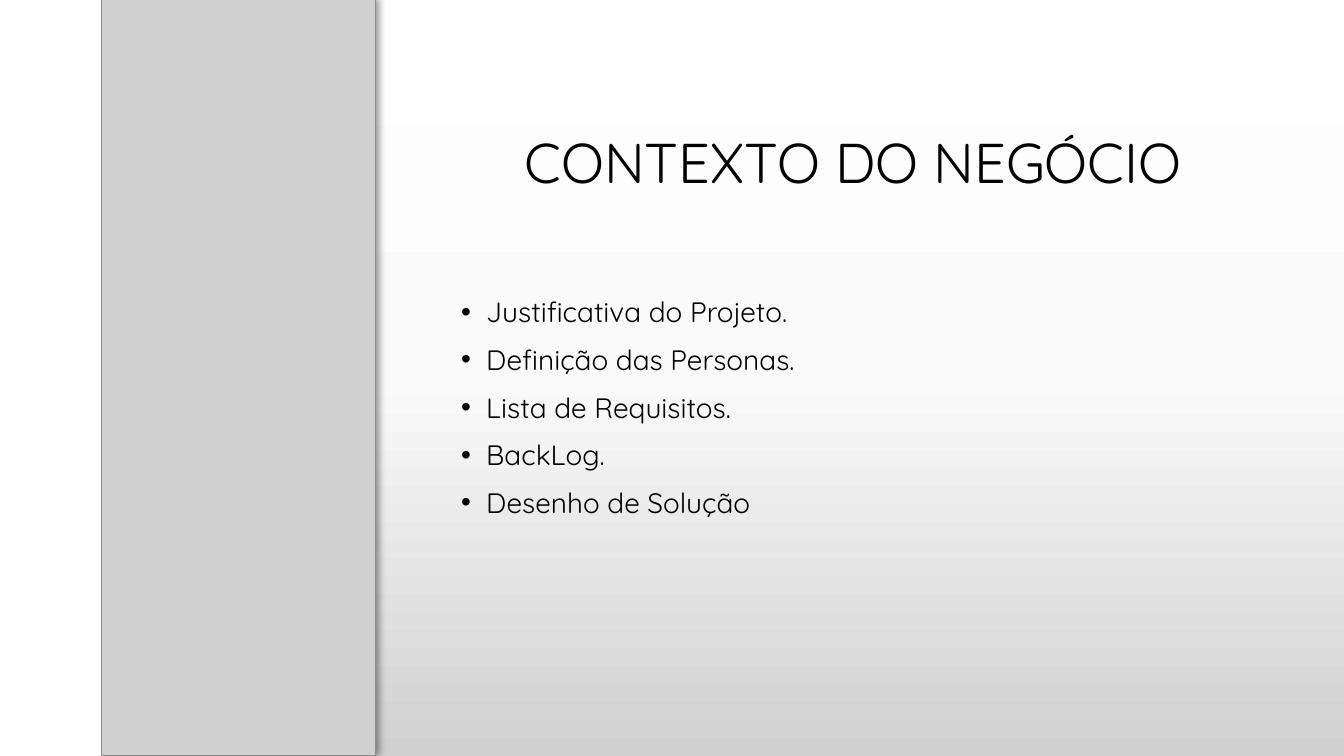
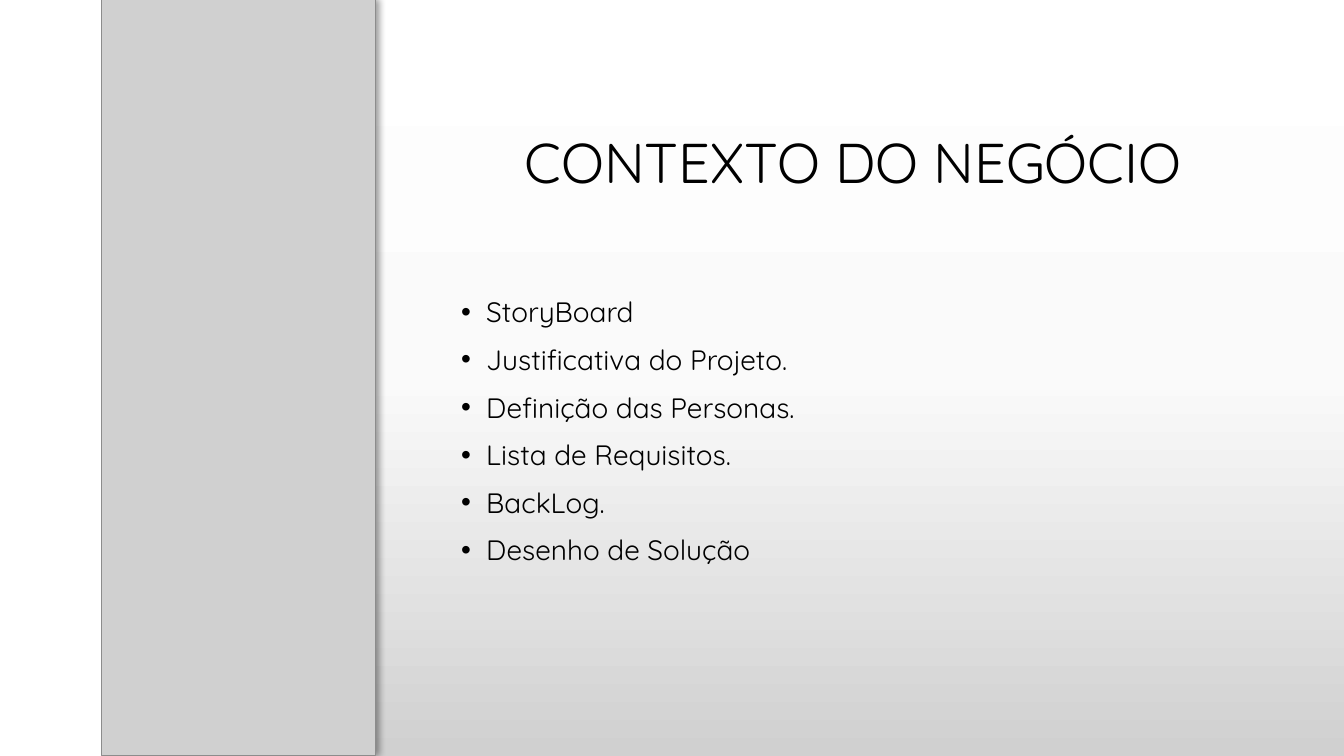
Before and after one commit to BandTec/Blood4Life, a slide deck: slide 2 of Blood4Life/Sprint-1/Documentos-Contextualização/PPT V1 (1).pptx. Drawn at 1344x756 pixels with LibreOffice and Linux fonts; fonts in the diff are those of the drawing; grey boxes stand for pictures; background and template pictures are left out. Boxes give left, top, right and bottom in pixels: in the first picture for what was removed or moved away, otherwise in the second. Text is boxed around its words. In the diff, an @@ line names an element or a change of style, - is before the commit and + after.

Commit message:
Colocando o storyboard

```diff
--- a/Blood4Life/Sprint-1/Documentos-Contextualização/PPT V1 (1).pptx
+++ b/Blood4Life/Sprint-1/Documentos-Contextualização/PPT V1 (1).pptx
@@ text at <box>486,301,633,328</box>: paragraph added @@
+• StoryBoard
```
Also in this commit, not shown: 1 other slide changed, 3 slides added.
